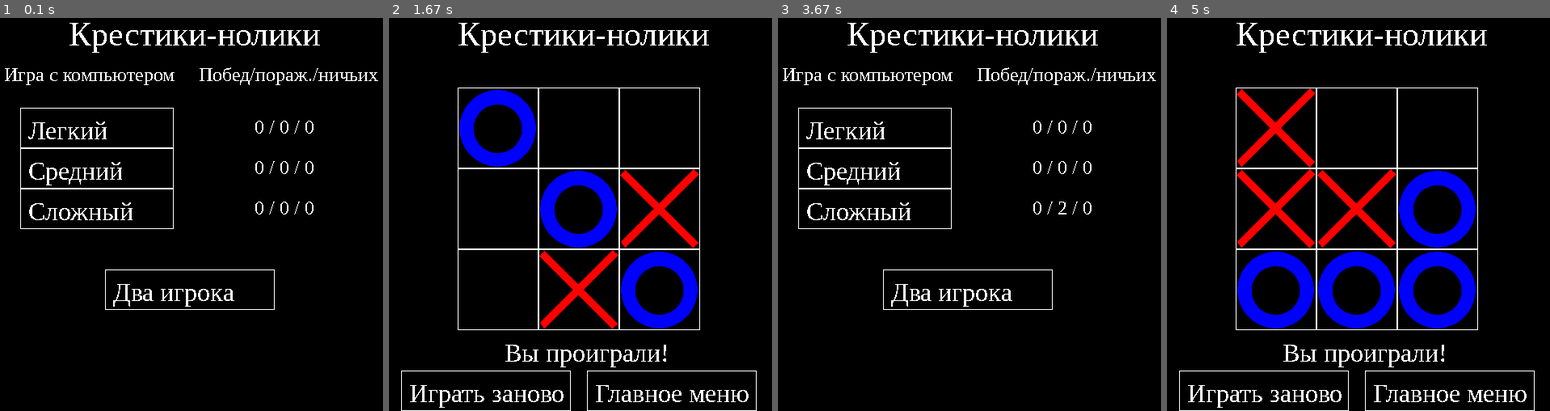
Above: before the commit, frames 1-4 (left to right).
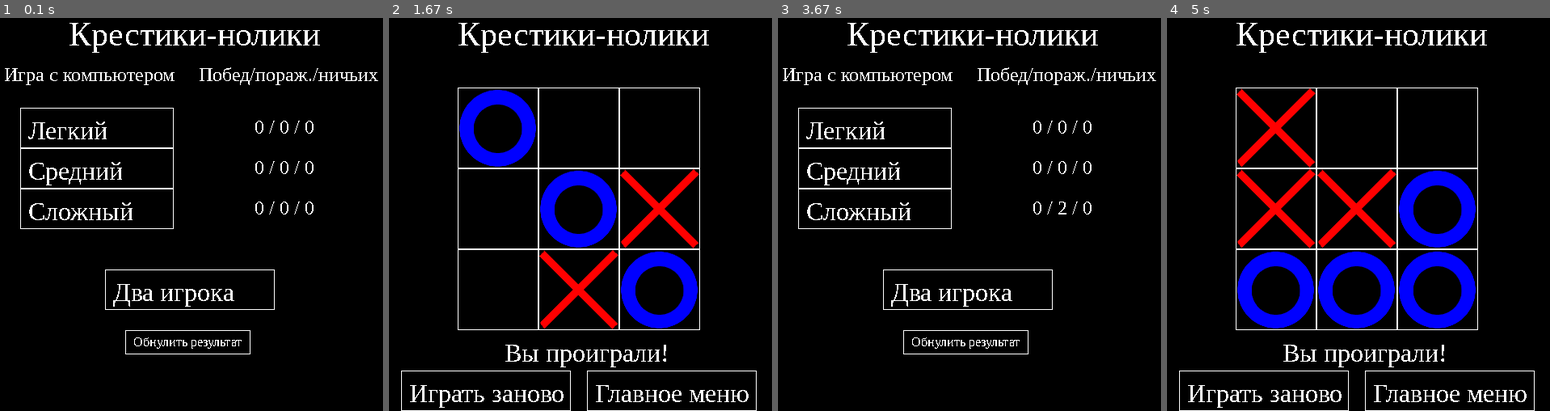
Above: after the commit, the same moments.

Repository: Mixanio/PyGameProject
Game: pygame game, started from main.py
Same seed, same stepped clock (60 frames per second), same inputs: the game is played once before the commit and once after it.
Inputs (mouse positions are in pixels of both pictures, inside the frame that each line leads up to):
- Up to frame 1 (0.1 s): no input
- Up to frame 2 (1.67 s): click (576, 344) at 0.38 s, where only the run after the commit has a clickable "Обнулить результат"; click (480, 210) at 0.72 s; click "Два игрока" at 1.05 s; click (626, 242) at 1.38 s
- Up to frame 3 (3.67 s): click "Играть заново" at 1.72 s; click (950, 312) at 2.05 s; click (1072, 273) at 2.38 s; click (912, 124) at 2.72 s; click "Главное меню" at 3.55 s
- Up to frame 4 (5 s): click (1228, 155) at 3.88 s; click (1239, 131) at 4.22 s; click (1373, 190) at 4.55 s; click (1239, 183) at 4.88 s

The runs differ from the first frame. In frame 1, 0.3% of the frame differs, in the area x 32-66%, y 79-86%; in frame 2, nothing differs; in frame 3, 0.3%; in frame 4, nothing differs.

Commit message:
Update main.py

Diff:
--- a/main.py
+++ b/main.py
@@ -129,10 +129,17 @@
     return res
 
 
-def save_info():
+def save_info(res):
     f = open('results.txt', 'w')
     for i in res:
         f.write(str(i[0]) + ' ' + str(i[1]) + ' ' + str(i[2]) + '\n')
+    f.close()
+
+
+def clear_save():
+    f = open('results.txt', 'w')
+    for i in res:
+        f.write('0 0 0\n')
     f.close()
 
 
@@ -148,6 +155,7 @@
 level1 = Buttons(level_1, 40, 175, 190, 50, text='Средний', font=32, x_text=10, y_text=10)
 level2 = Buttons(level_2, 40, 225, 190, 50, text='Сложный', font=32, x_text=10, y_text=10)
 two_player = Buttons(player, 145, 325, 210, 50, text='Два игрока', font=32, x_text=10, y_text=10)
+reset = Buttons(clear_save, 170, 400, 155, 30, text='Обнулить результат', font=16, x_text=10, y_text=5)
 font = pygame.font.SysFont('Times New Roman', 32)
 font2 = pygame.font.SysFont('Times New Roman', 42)
 font3 = pygame.font.SysFont('Times New Roman', 24)
@@ -178,6 +186,8 @@
                 level1.click(event.pos)
                 level2.click(event.pos)
                 two_player.click(event.pos)
+                reset.click(event.pos)
+                read_info()
     t = font2.render("Крестики-нолики", False, pygame.Color("white"))
     screen.blit(t, (100, 10))
     if in_menu == 0:
@@ -200,12 +210,14 @@
                 if board.flag:
                     res[level][1] += 1
                     board.flag = False
+                    save_info(res)
             elif board.win == 2:
                 t = font.render(' Вы выиграли!', False, pygame.Color("white"))
                 screen.blit(t, (150, 410))
                 if board.flag:
                     res[level][0] += 1
                     board.flag = False
+                    save_info(res)
         else:
             if board.win == 1:
                 t = font.render(' Вы проиграли!', False, pygame.Color("white"))
@@ -213,18 +225,21 @@
                 if board.flag:
                     res[level][1] += 1
                     board.flag = False
+                    save_info(res)
             elif board.win == 2:
                 t = font.render(' Вы выиграли!', False, pygame.Color("white"))
                 screen.blit(t, (150, 410))
                 if board.flag:
                     res[level][0] += 1
                     board.flag = False
+                    save_info(res)
             else:
                 t = font.render('       Ничья!', False, pygame.Color("white"))
                 screen.blit(t, (150, 410))
                 if board.flag:
                     res[level][2] += 1
                     board.flag = False
+                    save_info(res)
     elif in_menu == -1:
         board.render(screen)
         restart.render(screen)
@@ -260,7 +275,6 @@
                 t = font.render('       Ничья!', False, pygame.Color("white"))
                 screen.blit(t, (150, 410))
     else:
-        save_info()
         res = read_info()
         t = font3.render("Игра с компьютером     Побед/пораж./ничьих", False, pygame.Color("white"))
         t0 = font3.render(str(res[0][0]) + ' / ' + str(res[0][1]) + ' / ' + str(res[0][2]), False, pygame.Color("white"))
@@ -274,7 +288,7 @@
         level2.render(screen)
         screen.blit(t2, (330, 235))
         two_player.render(screen)
-    save_info()
+        reset.render(screen)
     pygame.time.Clock().tick(30)
     pygame.display.flip()
 pygame.quit()
